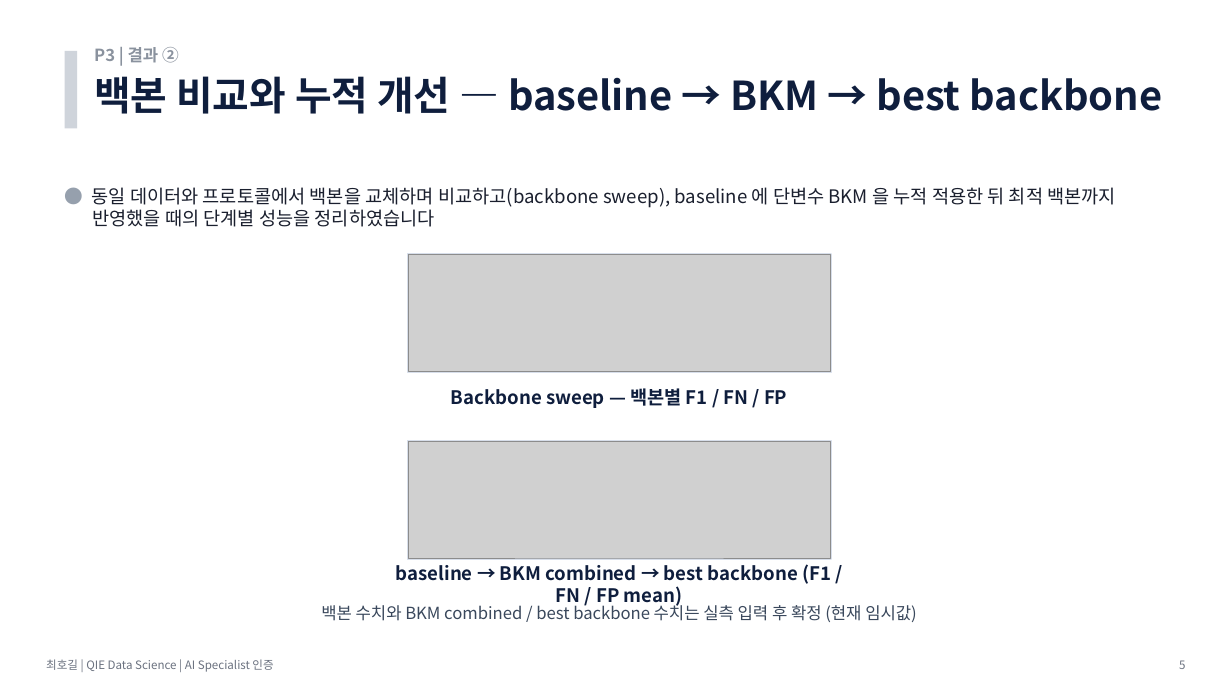
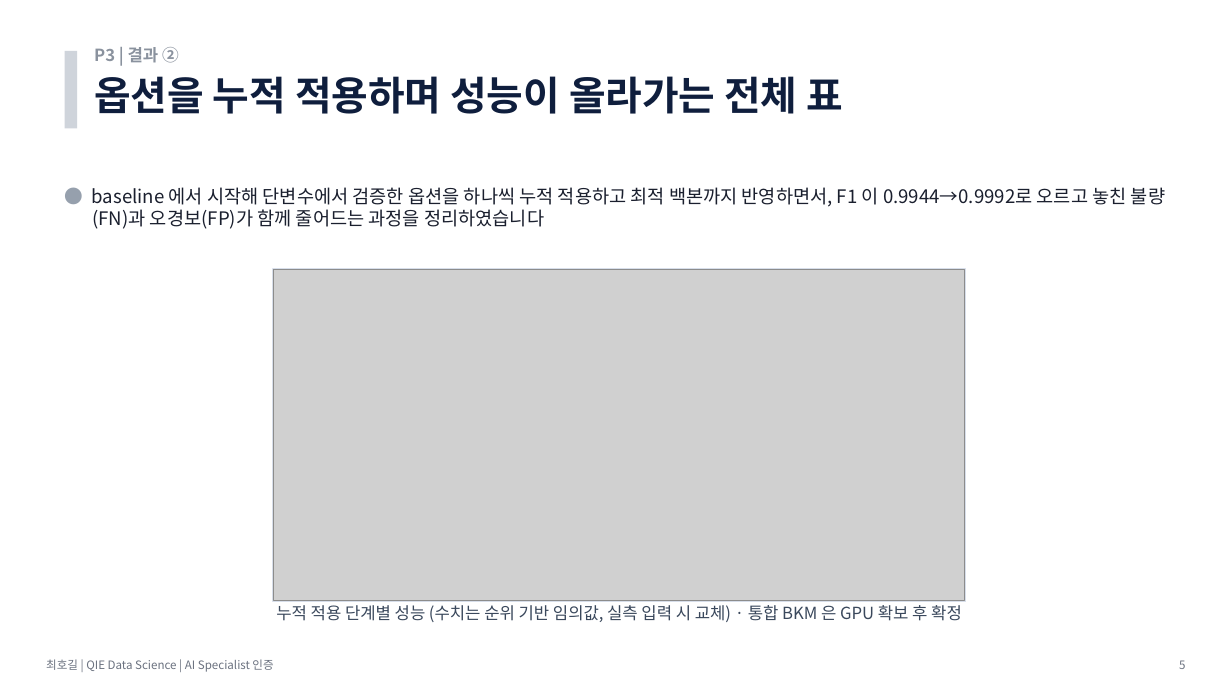
Before and after one commit to hogil/fbm_paper, a slide deck: slide 5 of recommendation/presentation/발표_P3_데이터생성_최호길.pptx. Drawn at 1232x693 pixels with LibreOffice and Linux fonts; fonts in the diff are those of the drawing; grey boxes stand for pictures. Boxes give left, top, right and bottom in pixels: in the first picture for what was removed or moved away, otherwise in the second. Text is boxed around its words. In the diff, an @@ line names an element or a change of style, - is before the commit and + after.

```diff
--- a/recommendation/presentation/발표_P3_데이터생성_최호길.pptx
+++ b/recommendation/presentation/발표_P3_데이터생성_최호길.pptx
@@ text at box(94, 76, 844, 114): text changed @@
-백본 비교와 누적 개선 — baseline → BKM → best backbone
+옵션을 누적 적용하며 성능이 올라가는 전체 표
@@ text at box(92, 187, 1165, 229): text changed @@
-● 동일 데이터와 프로토콜에서 백본을 교체하며 비교하고(backbone sweep), baseline 에 단변수 BKM 을 누적 적용한 뒤 최적 백본까지 반영했을 때의 단계별 성능을 정리하였습니다
+● baseline 에서 시작해 단변수에서 검증한 옵션을 하나씩 누적 적용하고 최적 백본까지 반영하면서, F1 이 0.9944→0.9992로 오르고 놓친 불량(FN)과 오경보(FP)가 함께 줄어드는 과정을 정리하였습니다
@@ rectangle: place and size @@
-rectangle at box(408, 441, 832, 559)
+rectangle at box(273, 269, 965, 602)
@@ rectangle removed at box(408, 254, 832, 372) @@
@@ picture removed at box(409, 255, 831, 372) @@
@@ picture added at box(274, 270, 964, 601) @@
@@ text removed at box(451, 388, 787, 408) @@
-Backbone sweep — 백본별 F1 / FN / FP
@@ picture removed at box(409, 442, 831, 558) @@
@@ text removed at box(396, 564, 831, 608) @@
-baseline → BKM combined → best backbone (F1 / FN / FP mean)
@@ text at box(276, 605, 962, 622): text changed @@
-백본 수치와 BKM combined / best backbone 수치는 실측 입력 후 확정 (현재 임시값)
+누적 적용 단계별 성능 (수치는 순위 기반 임의값, 실측 입력 시 교체) · 통합 BKM 은 GPU 확보 후 확정
```
Also in this commit, not shown: 1 slide added, 1 slide removed, 9 other files.
